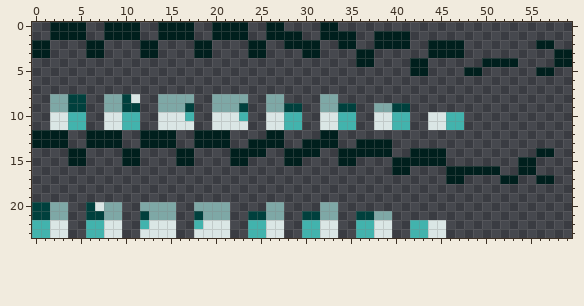
File history of a pixel-art sprite, sample_skins/2/eyes.png. That is the earlier state.
The file is 60x24 pixels.
And afterwards:
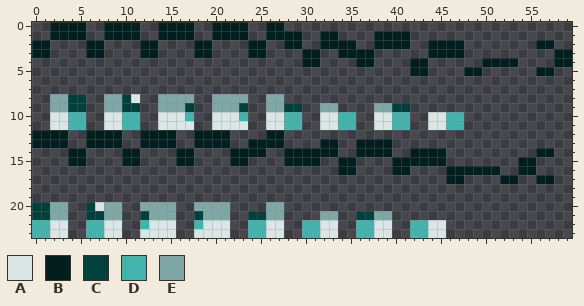
Palette (. is transparent): A #dae6e5  B #001f1d  C #00403d  D #42b3ad  E #7ea8a6
Difference:
@@ x 28..37 @@
- 0 ....BB....
- 1 BB..BBBB..
- 2 BBBB..BB..
- 3 ..BB....BB
- 4 ........BB
+ 0 ..........
+ 1 BB..BB....
+ 2 BB..BBBB..
+ 3 ..BB..BBBB
+ 4 ..BB....BB
  5 ..........
@@ x 28..37 @@
  7 ..........
- 8 ....EE....
- 9 CC..EECC..
+ 8 ..........
+ 9 CC..EE....
 10 DD..AADD..
 11 DD..AADD..
-12 ....BB....
-13 ..BBBB..BB
-14 BBBB..BBBB
-15 BB....BB..
-16 ..........
+12 ..........
+13 ....BB..BB
+14 BBBBBB..BB
+15 BBBB..BB..
+16 ......BB..
 17 ..........
@@ x 28..35 @@
 19 ........
-20 ....EE..
-21 ..CCEE..
+20 ........
+21 ....EE..
 22 ..DDAA..
Pixel boxes of the changes (left, top, right, bottom) in both pictures:
changed: (302, 22, 356, 220)
